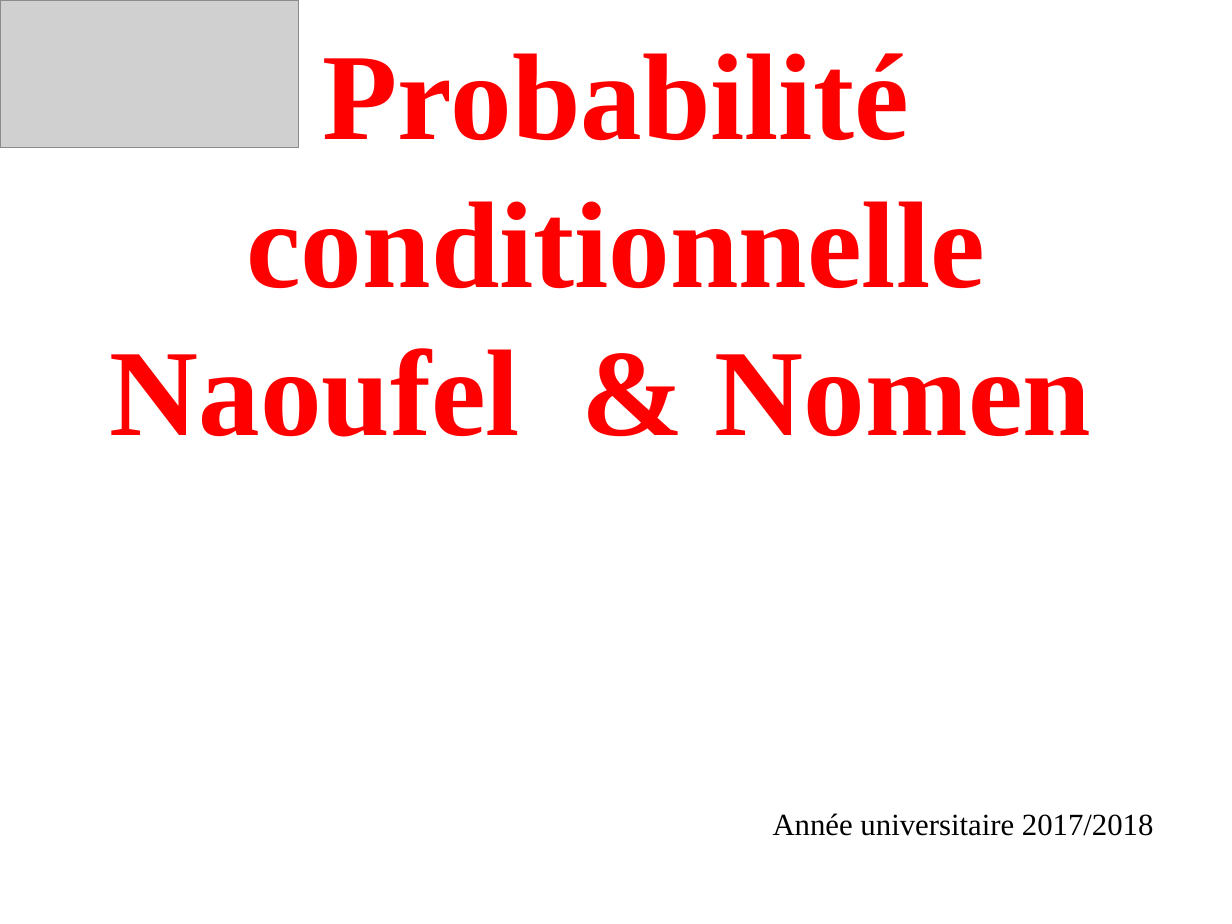
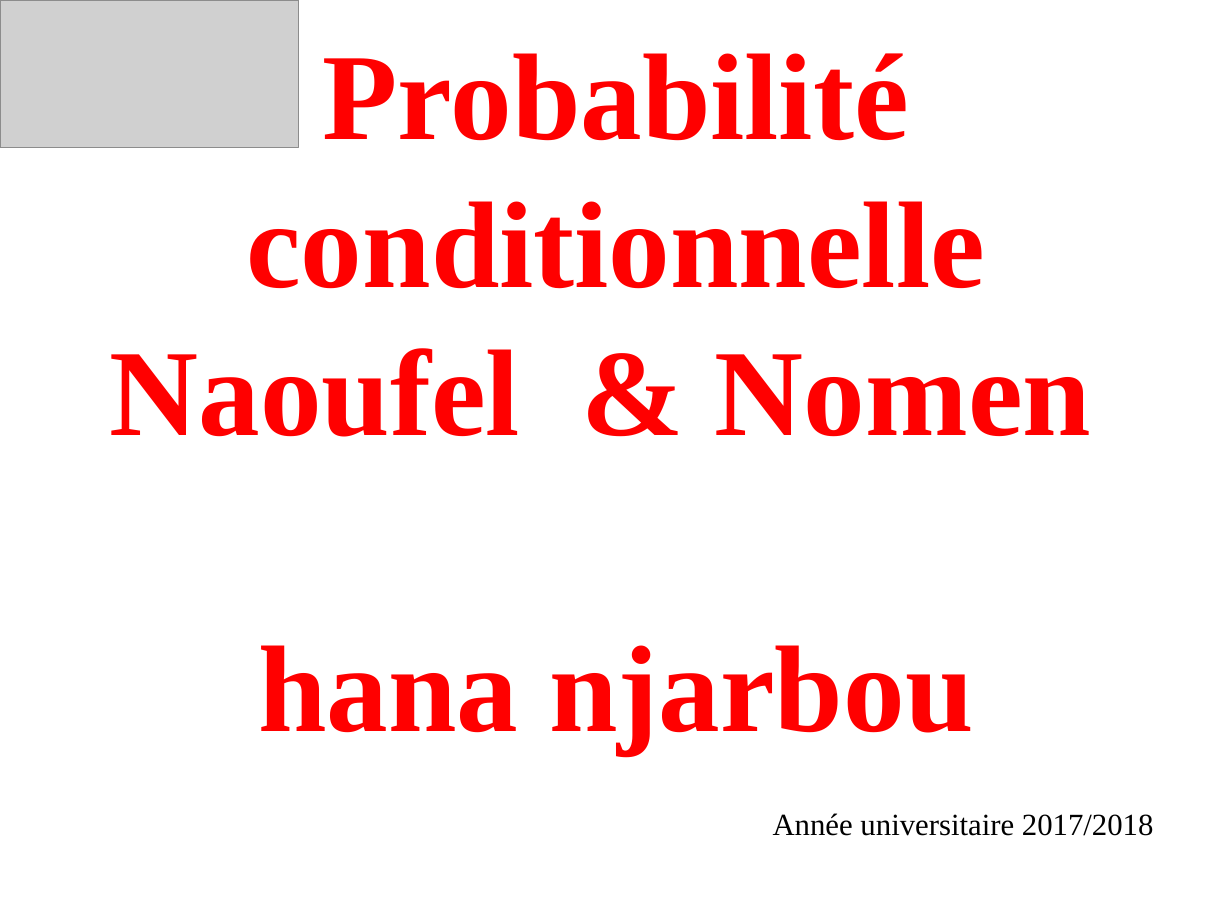
Before and after one commit to naoufelmhadhbi/FixIt, a slide deck: slide 1 of cours 2.pptx. Drawn at 1232x924 pixels with LibreOffice and Linux fonts; fonts in the diff are those of the drawing; grey boxes stand for pictures. Boxes give left, top, right and bottom in pixels: in the first picture for what was removed or moved away, otherwise in the second. Text is boxed around its words. In the diff, an @@ line names an element or a change of style, - is before the commit and + after.

Commit message:
Update cours 2.pptx
test

```diff
--- a/cours 2.pptx
+++ b/cours 2.pptx
@@ title at (110,53,1091,753): text changed @@
-Probabilité conditionnelle
-Naoufel & Nomen
+Probabilité conditionnelle
+Naoufel & Nomen
+hana njarbou
```
